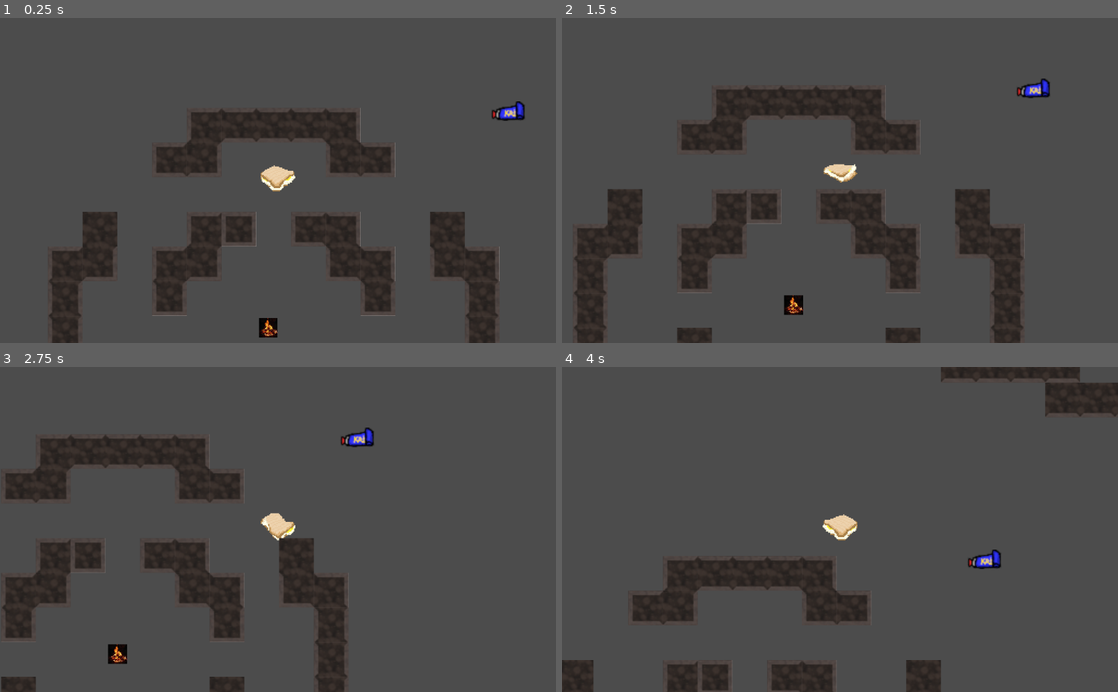
Above: before the commit, frames 1-4 (two rows, left to right).
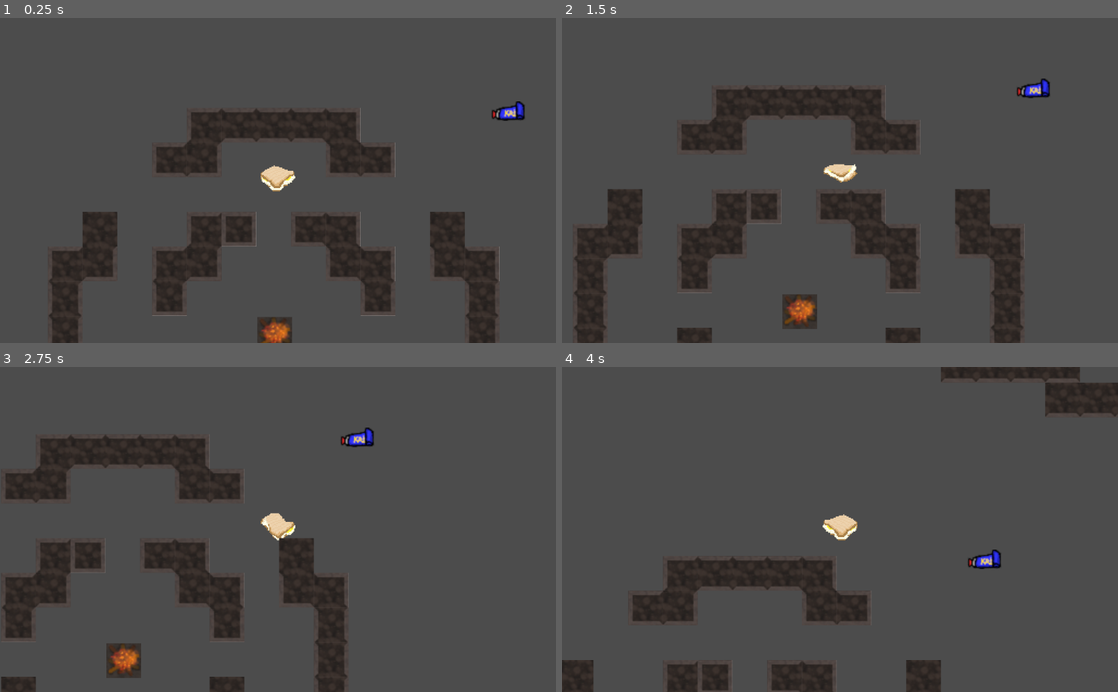
Above: after the commit, the same moments.

Repository: NomisIV/game21
Game: Godot game, scene res://main.tscn
The game is run twice, just before and just after one commit, with the same random seed, the same clock (stepped at 60 frames per second) and the same inputs. The engine's default icon, where the game draws it, is replaced by a stand-in: a white triangle on a blue panel in a dark square.
Inputs:
- Up to frame 1 (0.25 s): no input
- Up to frame 2 (1.5 s): tap Enter at 0.5 s; hold D (move_right) 0.53-1.28 s; tap Shift (dodge) at 0.6, 1.35 s; hold S (move_down) from 1.28 s (still down)
- Up to frame 3 (2.75 s): release S (move_down) at 2.03 s; hold D (move_right) from 2.03 s (still down); tap Shift (dodge) at 2.1 s
- Up to frame 4 (4 s): release D (move_right) at 2.78 s; hold W (move_up) 2.78-3.53 s; tap Shift (dodge) at 2.85, 3.6 s; hold A (move_left) from 3.53 s (still down)

The runs differ from the first frame. In frame 1, 0.5% of the frame differs, in the area x 46-53%, y 92-100%; in frame 2, 0.6%; in frame 3, 0.6%, in the area x 19-26%, y 85-96%; in frame 4, nothing differs.

Commit message:
Add fireplace tile

Diff:
--- a/aggmackan/campfire.tscn
+++ b/aggmackan/campfire.tscn
@@ -1,6 +1,6 @@
 [gd_scene load_steps=4 format=2]
 
-[ext_resource path="res://assets/sprites/campfire.jpeg" type="Texture" id=1]
+[ext_resource path="res://assets/sprites/fireplace.png" type="Texture" id=1]
 [ext_resource path="res://campfire.gd" type="Script" id=2]
 
 [sub_resource type="CircleShape2D" id=1]
@@ -13,5 +13,4 @@
 shape = SubResource( 1 )
 
 [node name="Sprite" type="Sprite" parent="."]
-scale = Vector2( 0.09, 0.07 )
 texture = ExtResource( 1 )
--- a/aggmackan/main.tscn
+++ b/aggmackan/main.tscn
@@ -24,7 +24,7 @@
 position = Vector2( 2450, 150 )
 
 [node name="campfire" parent="." instance=ExtResource( 6 )]
-position = Vector2( 2667, 1707 )
+position = Vector2( 2673, 1713 )
 
 [node name="Dragon2" parent="." instance=ExtResource( 4 )]
 position = Vector2( 2799, 3262 )
Binary file removed: aggmackan/assets/sprites/campfire.jpeg
Binary file added: aggmackan/assets/sprites/fireplace.png
Not shown, changed: aggmackan/assets/sprites/fireplace.png.import
Not shown, changed: aggmackan/assets/sprites/tiles.png.import
Not shown, added: assets_src/fireplace.xcf
